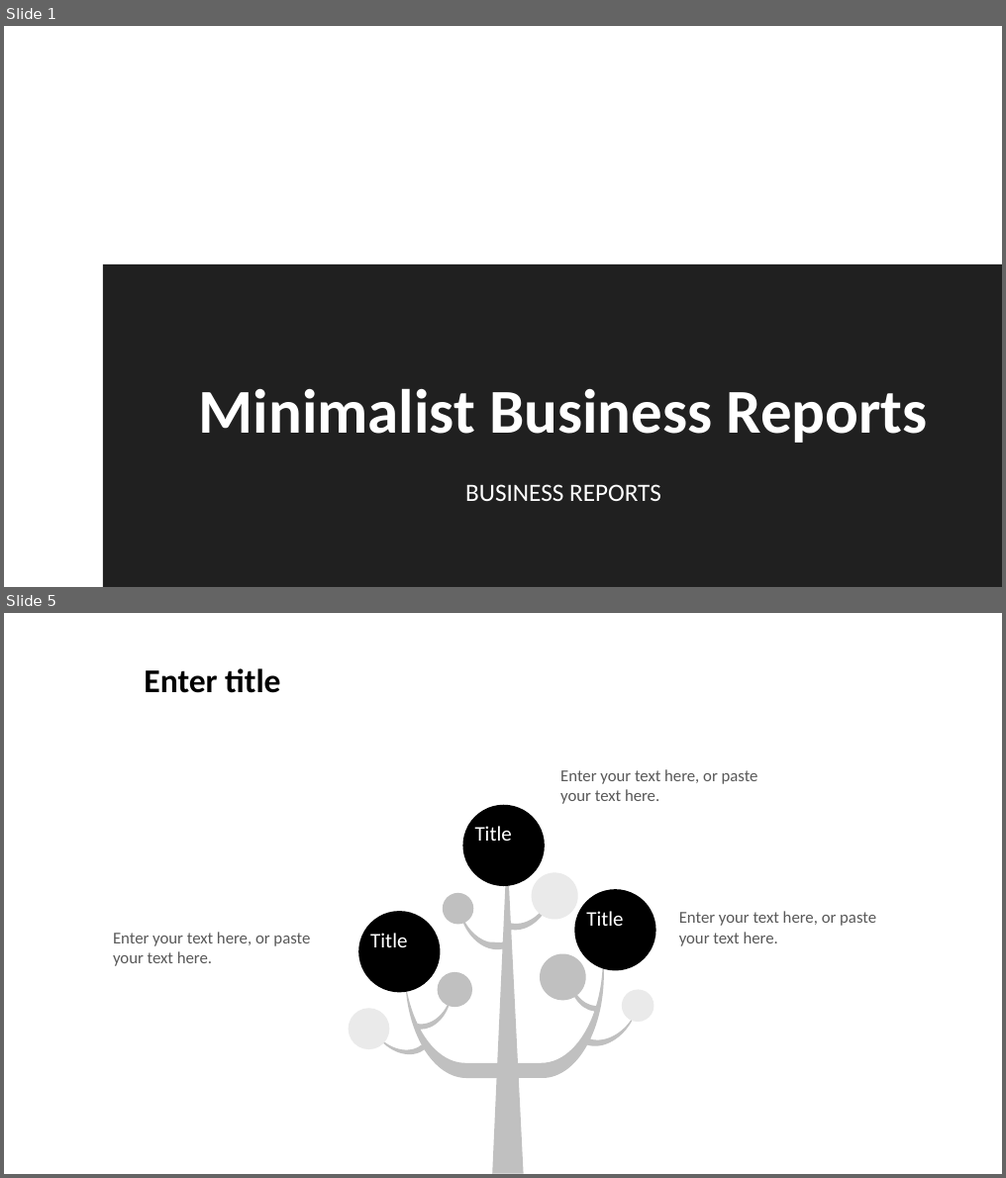
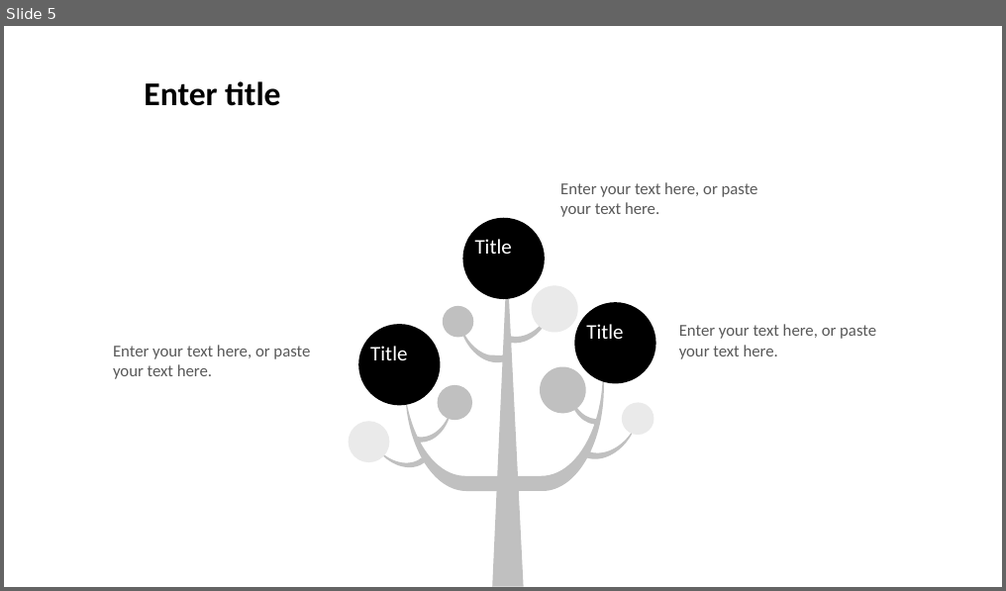
Before and after one commit to thisiskiru/desktop-tutorial, a slide deck: Minimalist Business Report.pptx. Shown one above the other, each under a label of ours: slides 1 and 5 before the commit, slide 5 after it; the slides between them are not shown. The pictures are 1006x1178 and 1006x591 pixels, drawn with LibreOffice and Linux fonts; fonts in the diff are those of the drawing; background and template pictures are left out. Boxes give left, top, right and bottom in pixels: in the first picture for what was removed or moved away, otherwise in the second. Text is boxed around its words. In the diff, an @@ line names an element or a change of style, - is before the commit and + after.

```diff
--- a/Minimalist Business Report.pptx
+++ b/Minimalist Business Report.pptx
@@ slide 1 removed at (4,26,1002,587), background #FFFFFF @@
@@ rectangle removed at (103,265,1002,587) @@
@@ title removed at (199,388,928,443) @@
-Minimalist Business Reports
@@ subtitle removed at (465,484,661,501) @@
-BUSINESS REPORTS
```
Also in this commit, not shown: 8 slides changed, 1 slide added.
